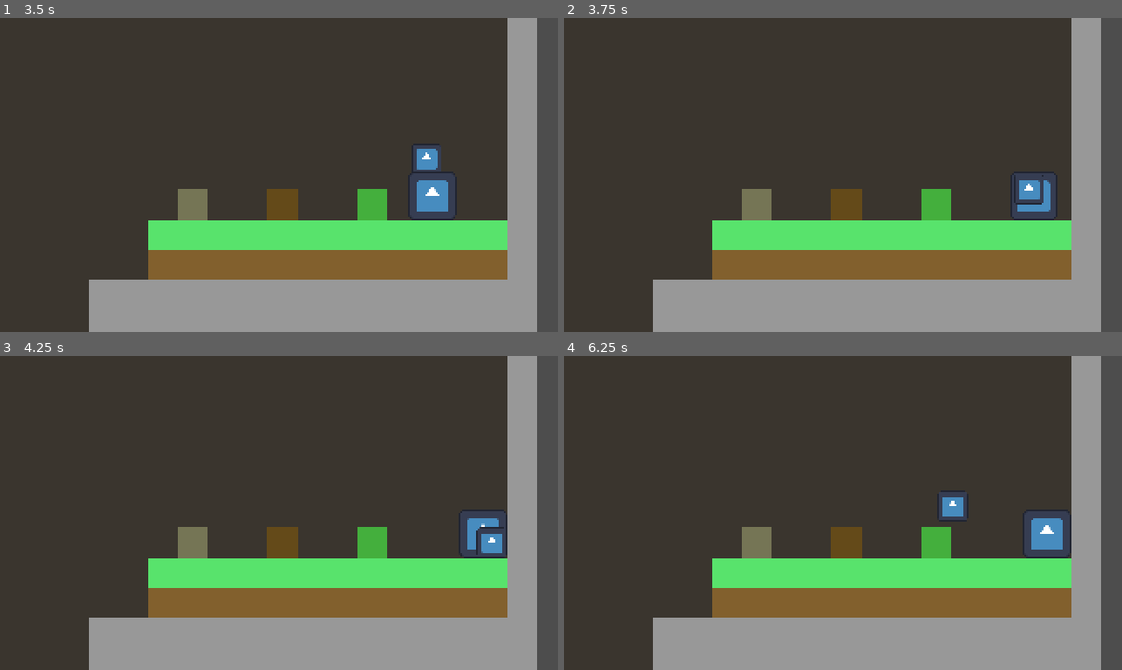
Above: before the commit, frames 1-4 (two rows, left to right).
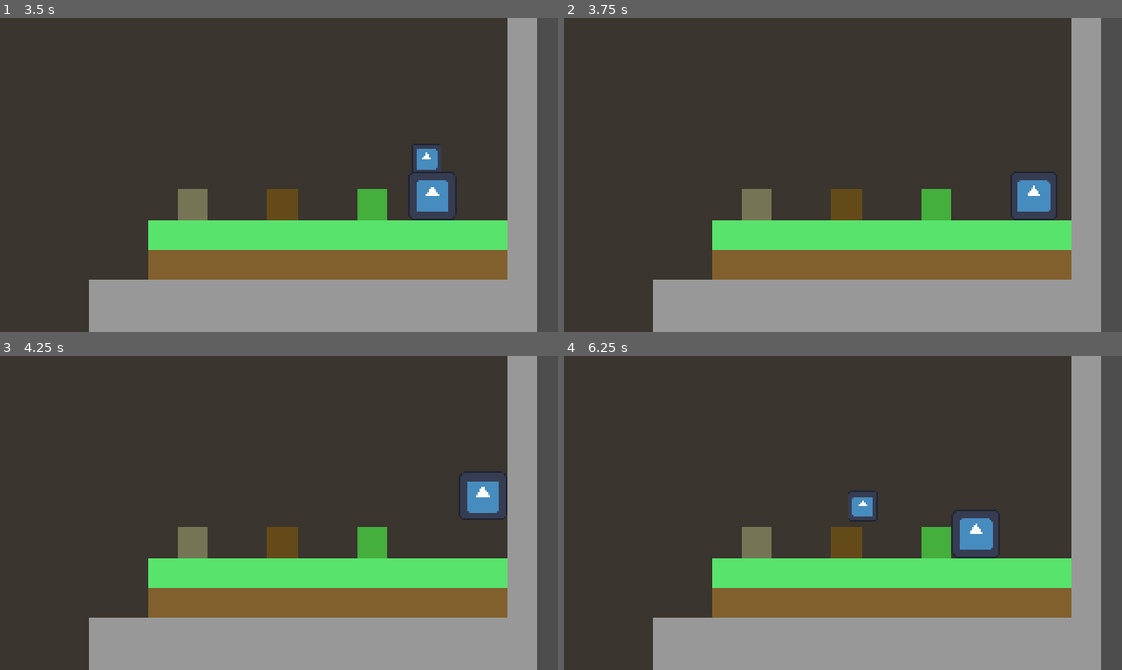
Above: after the commit, the same moments.

Repository: Olatiny/Cordyception
Game: Godot game, scene res://tiletest.tscn
Two runs of this game, one before a commit and one after it. Both use one fixed random seed, a clock stepped at 60 frames per second and the inputs below. The engine's default icon, where the game draws it, is replaced by a stand-in: a white triangle on a blue panel in a dark square.
Inputs:
- Up to frame 1 (3.5 s): hold Right (move_right) 0.53-2.03 s; tap Shift (possess) at 0.6, 1.35, 2.3, 3.05 s; tap Up (jump) at 0.77, 1.52, 3.02 s; hold Left (move_left) 2.03-2.78 s; tap X (primary_ability) at 2.1 s; hold Right (move_right) from 2.78 s (still down); tap C (secondary_ability) at 2.85 s
- Up to frame 2 (3.75 s): keep holding Right (move_right); tap Shift (possess) at 3.6 s
- Up to frame 3 (4.25 s): keep holding Right (move_right); tap Up (jump) at 3.77 s
- Up to frame 4 (6.25 s): release Right (move_right) at 4.28 s; hold Left (move_left) 4.28-5.03 s; tap Shift (possess) at 4.35, 5.3, 6.05 s; tap Up (jump) at 4.52, 6.02 s; hold Right (move_right) 5.03-5.78 s; tap X (primary_ability) at 5.1 s; hold Left (move_left) from 5.78 s (still down); tap C (secondary_ability) at 5.85 s

Frame 1 is identical in both runs. In frame 2, 0.2% of the frame differs, in the area x 80-86%, y 50-60%; in frame 3, 2.2%; in frame 4, 3.6%, in the area x 50-91%, y 42-65%.

Commit message:
okay possess fixed (this solution silly)

Diff:
--- a/src/creatures/possessable_creature.gd
+++ b/src/creatures/possessable_creature.gd
@@ -5,10 +5,21 @@
 
 const FUNGUY := preload("res://src/creatures/funguy.tscn")
 
+var just_possessed := false
+
+
+func _physics_process(delta: float) -> void:
+	super(delta)
+
+	if just_possessed:
+		just_possessed = false
+
+
 
 func try_possess() -> bool:
 	if(alive):
 		controlled = true
+		just_possessed = true
 		return true
 
 	return false
@@ -35,5 +46,5 @@
 
 
 func check_unpossess():
-	if(Input.is_action_just_pressed("possess")):
+	if !just_possessed && Input.is_action_just_pressed("possess"):
 		unpossess(false)
